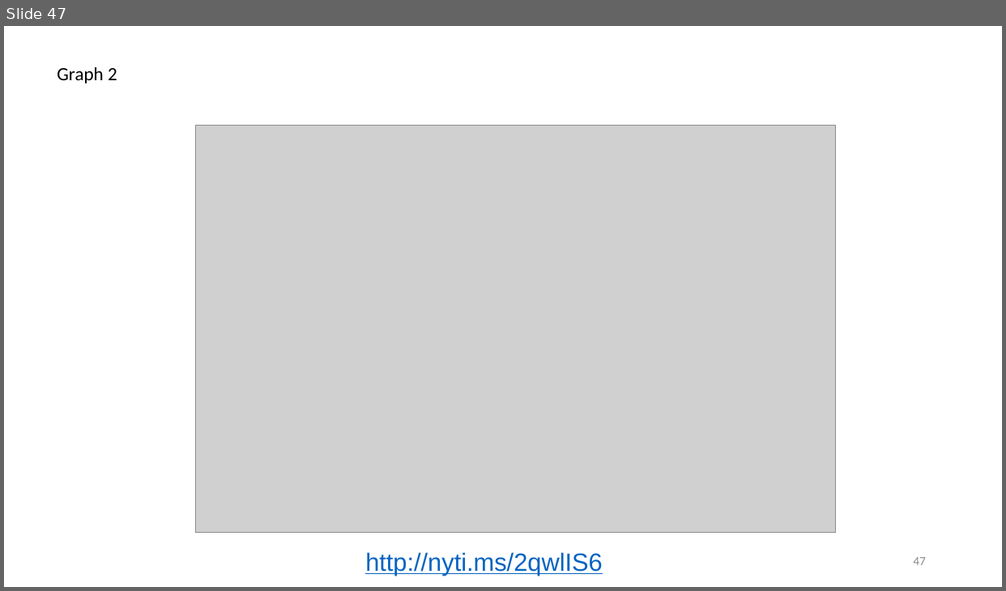
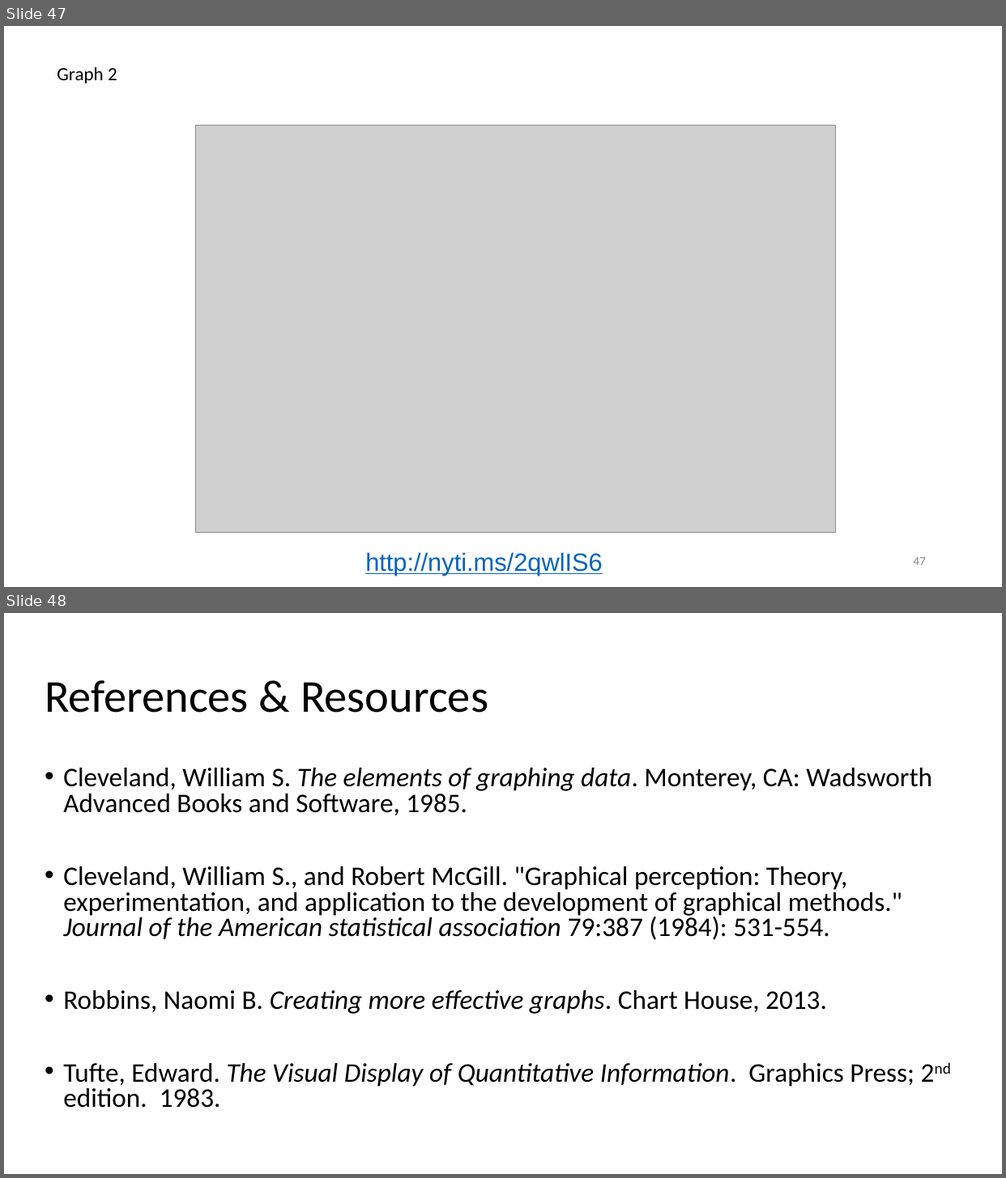
Before and after one commit to WSU-DataScience/WiCS_workshop, a slide deck: Visualization Notes/1 - Principles of data visualization.pptx. Shown one above the other, each under a label of ours: slide 47 before the commit, slides 47 and 48 after it. The pictures are 1006x591 and 1006x1178 pixels, drawn with LibreOffice and Linux fonts; fonts in the diff are those of the drawing; grey boxes stand for pictures. Boxes give left, top, right and bottom in pixels: in the first picture for what was removed or moved away, otherwise in the second. Text is boxed around its words. In the diff, an @@ line names an element or a change of style, - is before the commit and + after.

Commit message:
modified visualization slides

```diff
--- a/Visualization Notes/1 - Principles of data visualization.pptx
+++ b/Visualization Notes/1 - Principles of data visualization.pptx
@@ slide 48 added at (4, 613, 1002, 1174), background #FFFFFF @@
@@ title added at (44, 680, 488, 713), 44 pt, text #000000 @@
+References & Resources
@@ text added at (63, 768, 932, 1108), 25.9 pt, text #000000 @@
+• Cleveland, William S. The elements of graphing data. Monterey, CA: Wadsworth Advanced Books and Software, 1985.
+• Cleveland, William S., and Robert McGill. "Graphical perception: Theory, experimentation, and application to the development of graphical methods." Journal of the American statistical association 79:387 (1984): 531-554.
+• Robbins, Naomi B. Creating more effective graphs. Chart House, 2013.
+• Tufte, Edward. The Visual Display of Quantitative Information. Graphics Press; 2nd edition. 1983.
```
Also in this commit, not shown: 7 slides changed, 2 other slides added, 2 slides removed, 4 other files.
